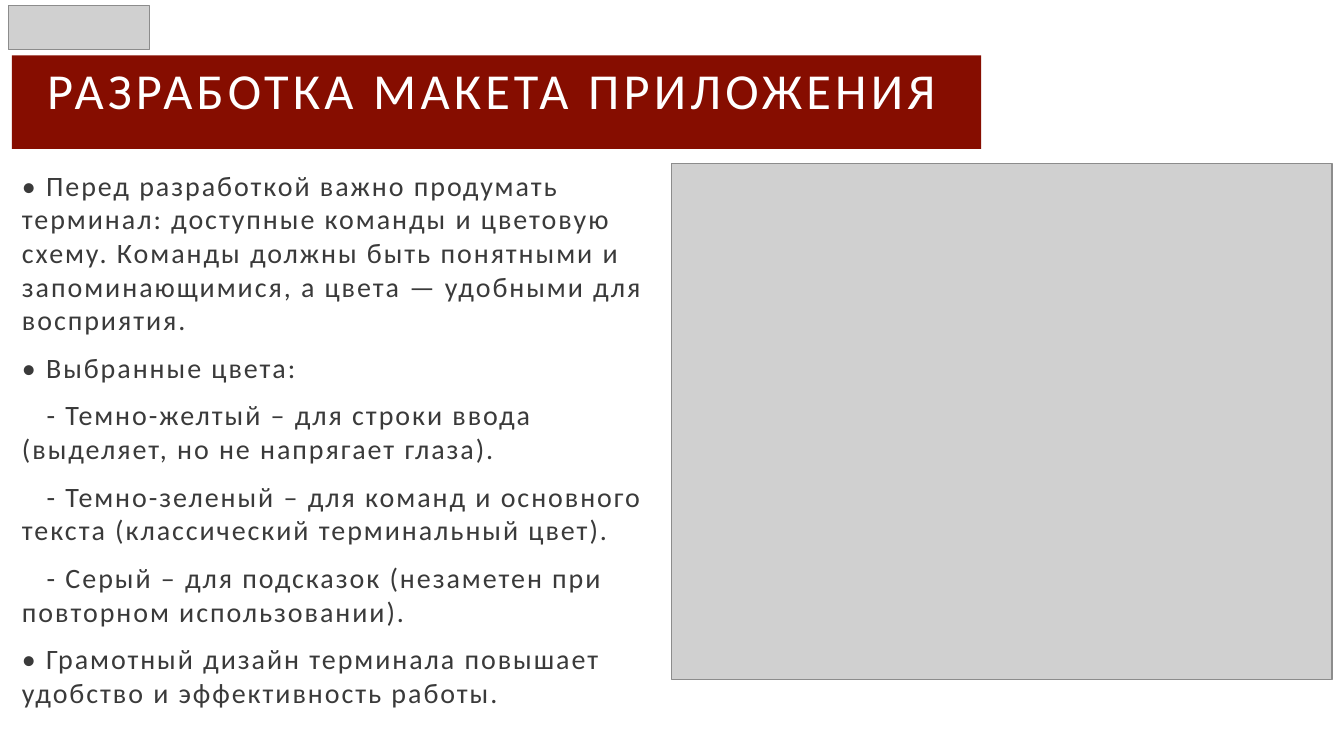
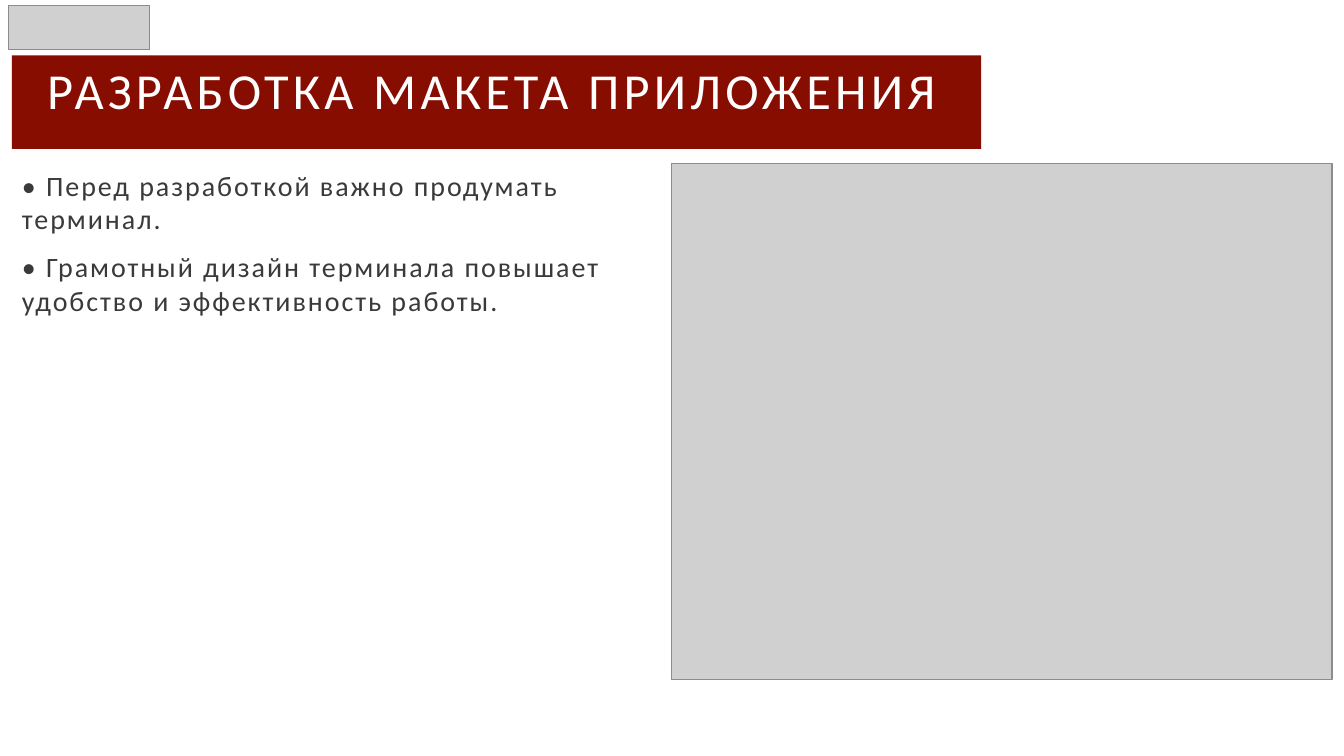
Before and after one commit to Taburet-Killer/CSV, a slide deck: slide 11 of CSV-presetation.pptx. Drawn at 1344x756 pixels with LibreOffice and Linux fonts; fonts in the diff are those of the drawing; grey boxes stand for pictures. Boxes give left, top, right and bottom in pixels: in the first picture for what was removed or moved away, otherwise in the second. Text is boxed around its words. In the diff, an @@ line names an element or a change of style, - is before the commit and + after.

```diff
--- a/CSV-presetation.pptx
+++ b/CSV-presetation.pptx
@@ subtitle at [22,177,557,234]: text changed @@
-• Перед разработкой важно продумать терминал: доступные команды и цветовую схему. Команды должны быть понятными и запоминающимися, а цвета — удобными для восприятия.
-• Выбранные цвета:
-- Темно-желтый – для строки ввода (выделяет, но не напрягает глаза).
-- Темно-зеленый – для команд и основного текста (классический терминальный цвет).
-- Серый – для подсказок (незаметен при повторном использовании).
+• Перед разработкой важно продумать терминал.
```
Also in this commit, not shown: 8 other slides changed, 1 other file.
